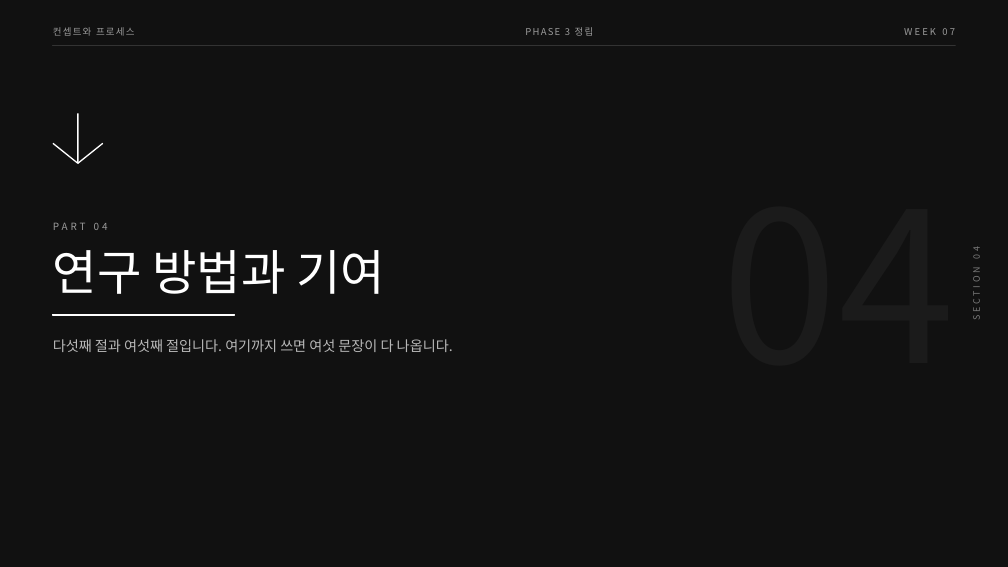
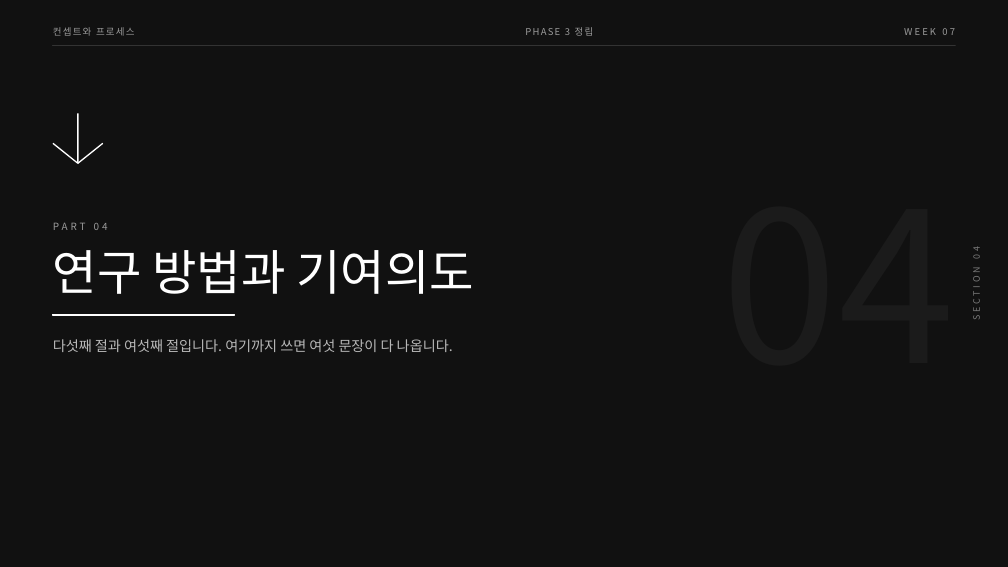
Before and after one commit to design-eng/MIN.D, a slide deck: slide 15 of dist/weeks-대학원/컨셉트와프로세스_07주차_프로포절쓰기.pptx (slide 13 before the commit). Drawn at 1008x567 pixels with LibreOffice and Linux fonts; fonts in the diff are those of the drawing. Boxes give left, top, right and bottom in pixels: in the first picture for what was removed or moved away, otherwise in the second. Text is boxed around its words. In the diff, an @@ line names an element or a change of style, - is before the commit and + after.

```diff
--- a/dist/weeks-대학원/컨셉트와프로세스_07주차_프로포절쓰기.pptx
+++ b/dist/weeks-대학원/컨셉트와프로세스_07주차_프로포절쓰기.pptx
@@ text at <box>53,250,474,294</box>: text changed @@
-연구 방법과 기여
+연구 방법과 기여의도
```
Also in this commit, not shown: 15 other slides changed, 2 slides added, 21 other files.
